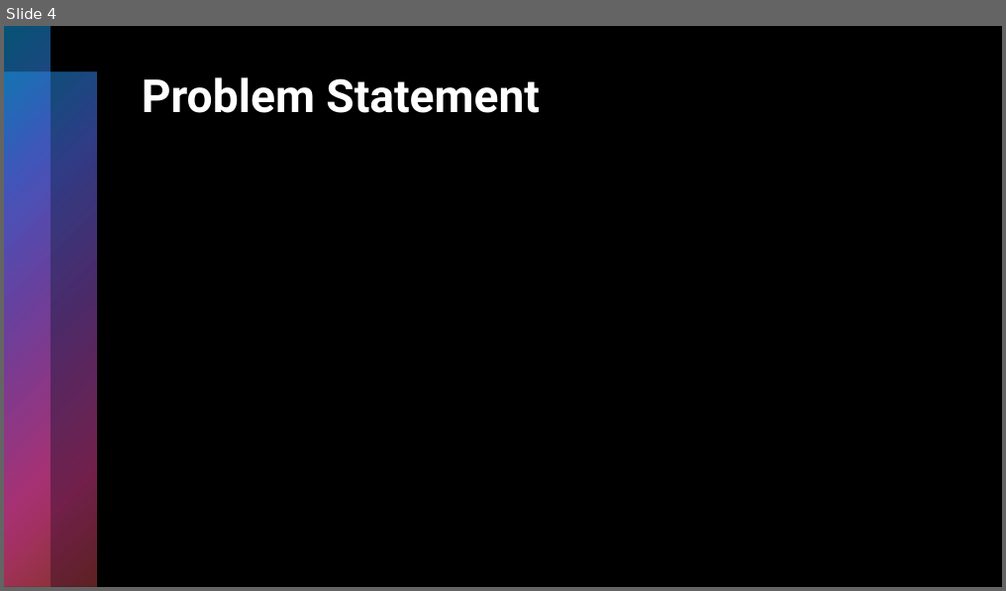
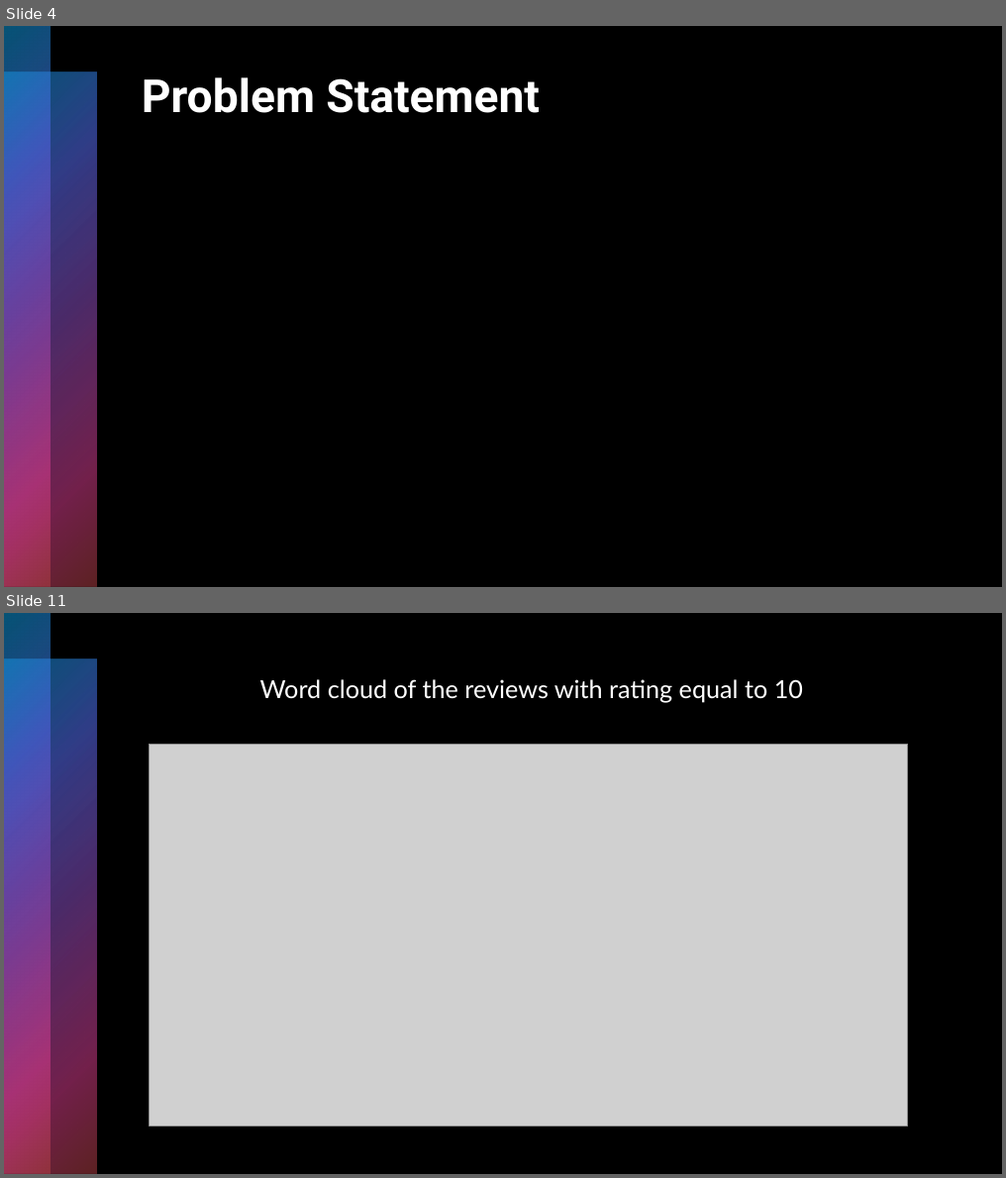
Before and after one commit to Shritej24c/drug_review_NLP, a slide deck: Plots/Drug Review.pptx. Shown one above the other, each under a label of ours: slide 4 before the commit, slides 4 and 11 after it; the slides between them are not shown. The pictures are 1006x591 and 1006x1178 pixels, drawn with LibreOffice and Linux fonts; fonts in the diff are those of the drawing; grey boxes stand for pictures. Boxes give left, top, right and bottom in pixels: in the first picture for what was removed or moved away, otherwise in the second. Text is boxed around its words. In the diff, an @@ line names an element or a change of style, - is before the commit and + after.

```diff
--- a/Plots/Drug Review.pptx
+++ b/Plots/Drug Review.pptx
@@ slide 11 added at (4, 613, 1002, 1174), background #000000; not listed: 2 template elements that a slide beside it also shows @@
@@ text added at (260, 679, 803, 702), 24 pt, text #FFFFFF @@
+Word cloud of the reviews with rating equal to 10
@@ picture added at (150, 744, 908, 1127) @@
```
Also in this commit, not shown: 1 slide changed, 16 other slides added, 1 slide removed, 3 other files.
